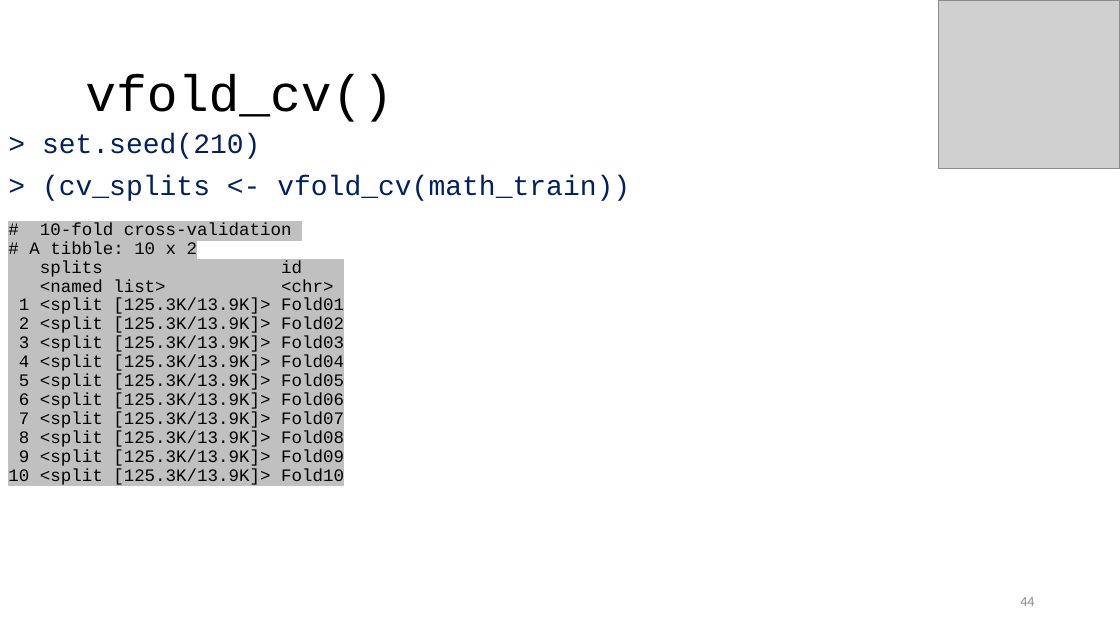
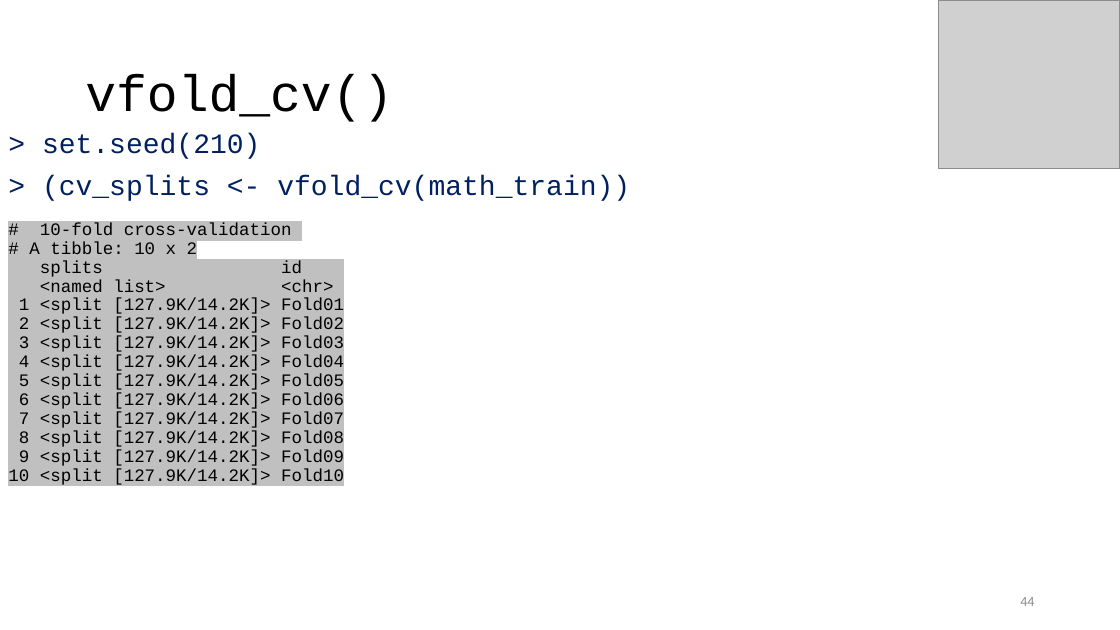
Before and after one commit to karlenaochoa/c4-ml-2020, a slide deck: slide 44 of slides/w2p1-bias-variance-resampling/w2p1.pptx. Drawn at 1120x630 pixels with LibreOffice and Linux fonts; fonts in the diff are those of the drawing; grey boxes stand for pictures. Boxes give left, top, right and bottom in pixels: in the first picture for what was removed or moved away, otherwise in the second. Text is boxed around its words. In the diff, an @@ line names an element or a change of style, - is before the commit and + after.

```diff
--- a/slides/w2p1-bias-variance-resampling/w2p1.pptx
+++ b/slides/w2p1-bias-variance-resampling/w2p1.pptx
@@ text at (8, 298, 344, 487): text changed @@
-1 <split [125.3K/13.9K]> Fold01
-2 <split [125.3K/13.9K]> Fold02
-3 <split [125.3K/13.9K]> Fold03
-4 <split [125.3K/13.9K]> Fold04
-5 <split [125.3K/13.9K]> Fold05
-6 <split [125.3K/13.9K]> Fold06
-7 <split [125.3K/13.9K]> Fold07
-8 <split [125.3K/13.9K]> Fold08
-9 <split [125.3K/13.9K]> Fold09
-10 <split [125.3K/13.9K]> Fold10
+1 <split [127.9K/14.2K]> Fold01
+2 <split [127.9K/14.2K]> Fold02
+3 <split [127.9K/14.2K]> Fold03
+4 <split [127.9K/14.2K]> Fold04
+5 <split [127.9K/14.2K]> Fold05
+6 <split [127.9K/14.2K]> Fold06
+7 <split [127.9K/14.2K]> Fold07
+8 <split [127.9K/14.2K]> Fold08
+9 <split [127.9K/14.2K]> Fold09
+10 <split [127.9K/14.2K]> Fold10
```
Also in this commit, not shown: 5 other slides changed, 2 other files.
